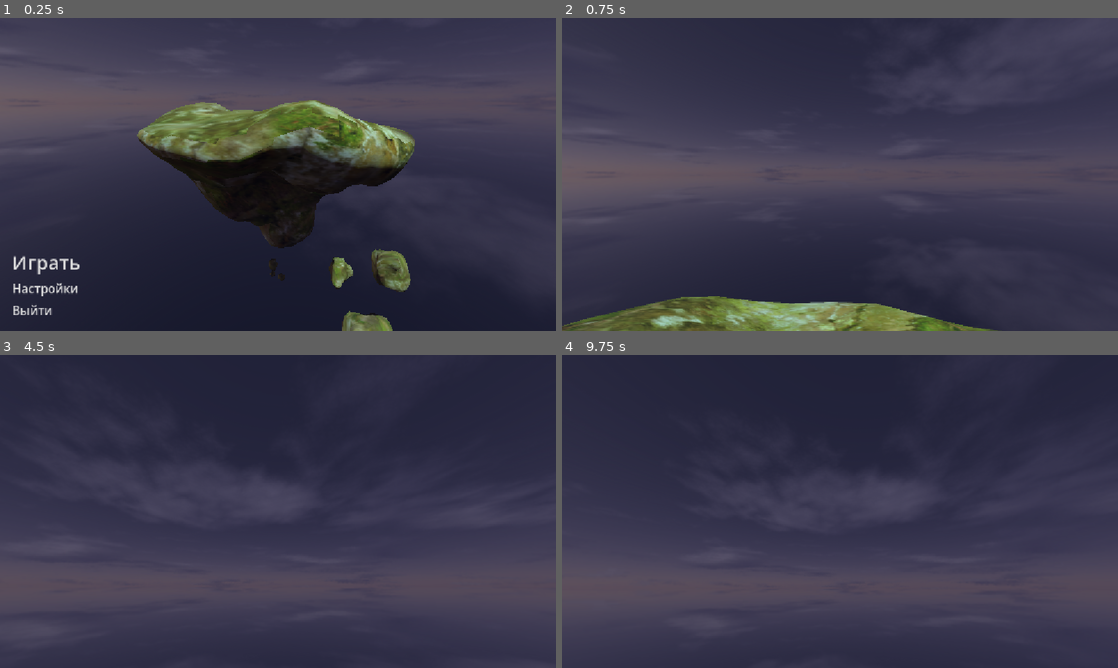
Above: before the commit, frames 1-4 (two rows, left to right).
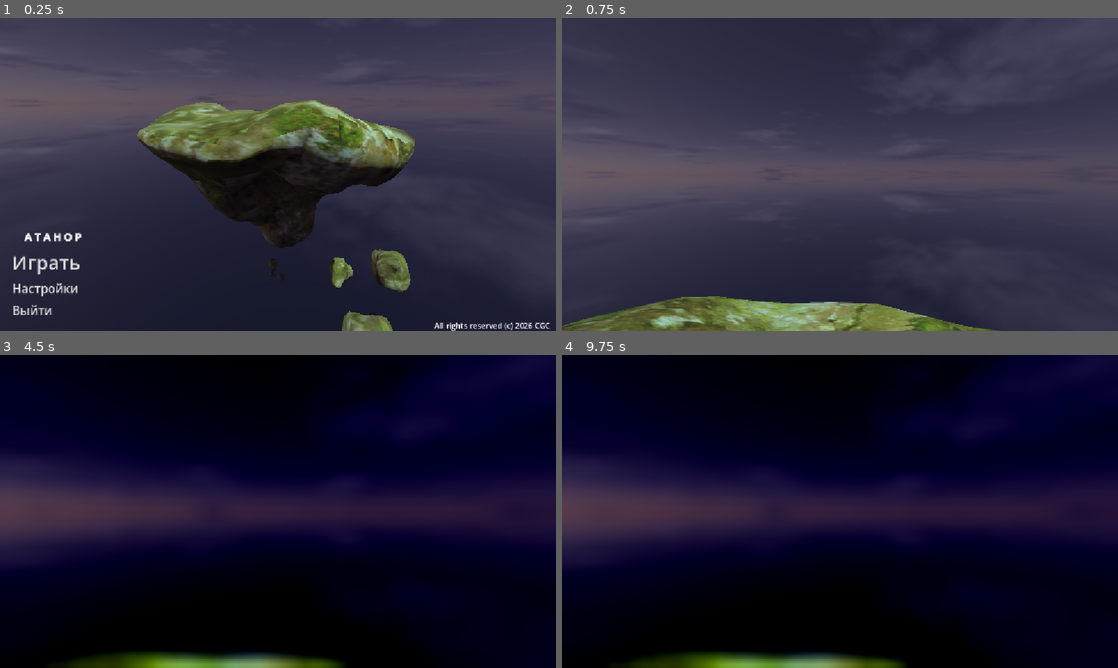
Above: after the commit, the same moments.

Repository: coolgamescompany/athanor
Game: Godot game, scene res://scenes/ui/main_menu.tscn
Two runs of this game, one before a commit and one after it. Both use one fixed random seed, a clock stepped at 60 frames per second and the inputs below.
Inputs (mouse positions are in pixels of both pictures, inside the frame that each line leads up to):
- Up to frame 1 (0.25 s): no input
- Up to frame 2 (0.75 s): click "Играть" at 0.5 s
- Up to frame 3 (4.5 s): tap Enter (ui_accept) at 1.25, 1.52, 2, 2.27, 2.75, 3.5, 3.77, 4.25 s; move the mouse to (305, 511) at 1.27 s; hold Up (ui_up) from 1.28 s (still down); click (305, 511) at 1.42 s; move the mouse to (250, 511) at 2.02 s; move the mouse to (289, 505) at 2.77 s; move the mouse to (272, 517) at 3.52 s; click (272, 517) at 3.67 s; move the mouse to (316, 514) at 4.27 s
- Up to frame 4 (9.75 s): tap Enter (ui_accept) at 4.52, 6.5, 6.77, 8.27, 9.02 s; tap Escape (ui_cancel) at 4.9 s; release Up (ui_up) at 5 s; click "В главное меню" at 5 s; click "Играть" at 5.75 s; move the mouse to (795, 508) at 6.52 s; hold Up (ui_up) 6.53-8.03 s; move the mouse to (845, 511) at 7.27 s; click (845, 511) at 7.42 s; move the mouse to (817, 505) at 8.02 s; hold Right (ui_right) 8.03-8.78 s; move the mouse to (867, 511) at 8.77 s; hold Up (ui_up) from 8.78 s (still down); move the mouse to (812, 511) at 9.52 s; click (812, 511) at 9.67 s

The runs differ from the first frame. In frame 1, 0.4% of the frame differs, in the area x 4-99%, y 68-100%; in frame 2, nothing differs; in frame 3, 95%, in the area x 0-100%, y 0-100%; in frame 4, 94%.

Commit message:
создан экран респавна

Diff:
--- a/scenes/player/player.gd
+++ b/scenes/player/player.gd
@@ -3,12 +3,46 @@
 # Управление мышью
 @export var mouse_sensitivity: float = 0.002
 @onready var camera: Camera3D = %Camera3D
+@onready var respawn_anim: AnimationPlayer = %AnimationPlayer
 
 const SPEED = 5.0
 const JUMP_VELOCITY = 4.5
 
+var spawn_position: Vector3
+
+
+# РЕСПАВН ПОСЛЕ ПАДЕНИЯц
+func respawn() -> void:
+	# Чтобы функция не вызывалась повторно, пока идет телепорт
+	if get_node("RespawnEffect/ColorRect").material.get_shader_parameter("white_fade") > 0.0:
+		return
+
+	set_physics_process(false)
+
+	# 1. Мгновенно включаем белый экран (перематываем анимацию на старт)
+	respawn_anim.play("wakeup")
+	respawn_anim.seek(0.0, true)
+
+	# Ждем крошечную долю секунды, чтобы экран успел побелеть перед переносом
+	await get_tree().create_timer(0.05).timeout
+
+	# 2. СБРОС УГЛА ВЗГЛЯДА
+	# Обнуляем вращение тела игрока (направляем вдоль оси Z мира)
+	global_rotation.y = 0.0
+	# Обнуляем наклон головы камеры (смотрит строго горизонтально)
+	camera.rotation.x = 0.0
+
+	# 3. ТЕЛЕПОРТАЦИЯ
+	global_position = spawn_position
+	velocity = Vector3.ZERO
+
+	set_physics_process(true)
+
 
 func _physics_process(delta: float) -> void:
+	if global_position.y < -30.0:
+		respawn()
+
 	# Добавление гравитации
 	if not is_on_floor():
 		velocity += get_gravity() * delta
@@ -33,6 +67,8 @@
 func _ready() -> void:
 	# Игрок на старте просто захватывает курсор для игры
 	Input.mouse_mode = Input.MOUSE_MODE_CAPTURED
+	# Запоминаем стартовую позицию
+	spawn_position = global_position
 	# Стандартный режим: игрок автоматически засыпает, когда игра на паузе
 	process_mode = PROCESS_MODE_PAUSABLE
 
--- a/scenes/player/player.tscn
+++ b/scenes/player/player.tscn
@@ -1,12 +1,118 @@
 [gd_scene format=3 uid="uid://crdkbv1scj4sk"]
 
 [ext_resource type="Script" uid="uid://o5i1j6nk8lk" path="res://scenes/player/player.gd" id="1_8afob"]
+[ext_resource type="Shader" uid="uid://b2uj70co6hrxj" path="res://scenes/ui/respawn.gdshader" id="2_dovo2"]
+
+[sub_resource type="Animation" id="Animation_dovo2"]
+length = 0.001
+tracks/0/type = "value"
+tracks/0/imported = false
+tracks/0/enabled = true
+tracks/0/path = NodePath("ColorRect:material:shader_parameter/white_fade")
+tracks/0/interp = 1
+tracks/0/loop_wrap = true
+tracks/0/keys = {
+"times": PackedFloat32Array(0),
+"transitions": PackedFloat32Array(1),
+"update": 0,
+"values": [0.0]
+}
+tracks/1/type = "value"
+tracks/1/imported = false
+tracks/1/enabled = true
+tracks/1/path = NodePath("ColorRect:material:shader_parameter/blur_amount")
+tracks/1/interp = 1
+tracks/1/loop_wrap = true
+tracks/1/keys = {
+"times": PackedFloat32Array(0),
+"transitions": PackedFloat32Array(1),
+"update": 0,
+"values": [0.0]
+}
+tracks/2/type = "value"
+tracks/2/imported = false
+tracks/2/enabled = true
+tracks/2/path = NodePath("ColorRect:material:shader_parameter/contrast")
+tracks/2/interp = 1
+tracks/2/loop_wrap = true
+tracks/2/keys = {
+"times": PackedFloat32Array(0),
+"transitions": PackedFloat32Array(1),
+"update": 0,
+"values": [1.0]
+}
+
+[sub_resource type="Animation" id="Animation_gmlin"]
+resource_name = "wakeup"
+length = 1.5
+tracks/0/type = "value"
+tracks/0/imported = false
+tracks/0/enabled = true
+tracks/0/path = NodePath("ColorRect:material:shader_parameter/white_fade")
+tracks/0/interp = 1
+tracks/0/loop_wrap = true
+tracks/0/keys = {
+"times": PackedFloat32Array(0, 1.5),
+"transitions": PackedFloat32Array(1, 1),
+"update": 0,
+"values": [0.0, 0.0]
+}
+tracks/1/type = "value"
+tracks/1/imported = false
+tracks/1/enabled = true
+tracks/1/path = NodePath("ColorRect:material:shader_parameter/blur_amount")
+tracks/1/interp = 1
+tracks/1/loop_wrap = true
+tracks/1/keys = {
+"times": PackedFloat32Array(0, 0.8666667, 1.5),
+"transitions": PackedFloat32Array(1, 1, 1),
+"update": 0,
+"values": [5.0, 0.0, 0.0]
+}
+tracks/2/type = "value"
+tracks/2/imported = false
+tracks/2/enabled = true
+tracks/2/path = NodePath("ColorRect:material:shader_parameter/contrast")
+tracks/2/interp = 1
+tracks/2/loop_wrap = true
+tracks/2/keys = {
+"times": PackedFloat32Array(0, 1.5),
+"transitions": PackedFloat32Array(1, 1),
+"update": 0,
+"values": [2.0, 1.0]
+}
+
+[sub_resource type="AnimationLibrary" id="AnimationLibrary_lvxji"]
+_data = {
+&"RESET": SubResource("Animation_dovo2"),
+&"wakeup": SubResource("Animation_gmlin")
+}
+
+[sub_resource type="ShaderMaterial" id="ShaderMaterial_3qbcn"]
+shader = ExtResource("2_dovo2")
+shader_parameter/blur_amount = 0.0
+shader_parameter/white_fade = 0.0
+shader_parameter/contrast = 1.0
 
 [sub_resource type="CapsuleShape3D" id="CapsuleShape3D_3qbcn"]
 
 [node name="Player" type="CharacterBody3D" unique_id=7781218]
 process_mode = 3
 script = ExtResource("1_8afob")
+
+[node name="RespawnEffect" type="CanvasLayer" parent="." unique_id=2750634]
+
+[node name="AnimationPlayer" type="AnimationPlayer" parent="RespawnEffect" unique_id=17862937]
+unique_name_in_owner = true
+libraries/ = SubResource("AnimationLibrary_lvxji")
+
+[node name="ColorRect" type="ColorRect" parent="RespawnEffect" unique_id=669323316]
+material = SubResource("ShaderMaterial_3qbcn")
+anchors_preset = 15
+anchor_right = 1.0
+anchor_bottom = 1.0
+grow_horizontal = 2
+grow_vertical = 2
 
 [node name="CollisionShape3D" type="CollisionShape3D" parent="." unique_id=1018996501]
 shape = SubResource("CapsuleShape3D_3qbcn")
--- a/scenes/ui/main_menu.tscn
+++ b/scenes/ui/main_menu.tscn
@@ -66,6 +66,22 @@
 
 [node name="MainMenu" type="CanvasLayer" parent="." unique_id=1663851759]
 
+[node name="CopyrightLabel" type="Label" parent="MainMenu" unique_id=1767647343]
+anchors_preset = 7
+anchor_left = 0.5
+anchor_top = 1.0
+anchor_right = 0.5
+anchor_bottom = 1.0
+offset_left = -563.5
+offset_top = -23.0
+offset_right = 563.5
+grow_horizontal = 2
+grow_vertical = 0
+theme_override_colors/font_outline_color = Color(1, 1, 1, 1)
+text = "All rights reserved (с) 2026 CGC"
+horizontal_alignment = 2
+vertical_alignment = 2
+
 [node name="MarginContainer" type="MarginContainer" parent="MainMenu" unique_id=788500684]
 anchors_preset = 15
 anchor_right = 1.0
@@ -81,6 +97,14 @@
 size_flags_vertical = 8
 theme_override_constants/separation = 10
 alignment = 2
+
+[node name="Label" type="Label" parent="MainMenu/MarginContainer/VBoxContainer" unique_id=2089792008]
+layout_mode = 2
+theme_override_colors/font_outline_color = Color(1, 1, 1, 1)
+theme_override_constants/outline_size = 4
+theme_override_font_sizes/font_size = 22
+text = "А Т А Н О Р"
+horizontal_alignment = 2
 
 [node name="PlayButton" type="Button" parent="MainMenu/MarginContainer/VBoxContainer" unique_id=821436331]
 layout_mode = 2
--- a/scenes/ui/pause_menu.tscn
+++ b/scenes/ui/pause_menu.tscn
@@ -66,6 +66,12 @@
 grow_vertical = 2
 theme_override_constants/separation = 10
 
+[node name="Label" type="Label" parent="VBoxContainer" unique_id=368097935]
+layout_mode = 2
+theme_override_colors/font_outline_color = Color(1, 1, 1, 1)
+theme_override_constants/outline_size = 1
+text = "П А У З А"
+
 [node name="ReturnButton" type="Button" parent="VBoxContainer" unique_id=1393983034]
 layout_mode = 2
 theme_override_font_sizes/font_size = 40
--- /dev/null
+++ b/scenes/ui/respawn.gdshader
@@ -0,0 +1,18 @@
+shader_type canvas_item;
+
+uniform sampler2D screen_texture : hint_screen_texture, filter_linear_mipmap;
+uniform float blur_amount : hint_range(0.0, 5.0) = 0.0;
+uniform float white_fade : hint_range(0.0, 1.0) = 0.0;
+uniform float contrast : hint_range(0.5, 2.0) = 1.0;
+
+void fragment() {
+	// 1. Берем картинку с экрана и размываем её
+	vec4 scene_color = textureLod(screen_texture, SCREEN_UV, blur_amount);
+
+	// 2. Настраиваем контрастность (зрение стабилизируется)
+	scene_color.rgb = (scene_color.rgb - 0.5) * contrast + 0.5;
+
+	// 3. Плавно подмешиваем белый цвет вспышки
+	COLOR.rgb = mix(scene_color.rgb, vec3(1.0), white_fade);
+	COLOR.a = 1.0; // Экран всегда полностью перекрывает 3D-мир
+}
Not shown, added: scenes/ui/respawn.gdshader.uid
